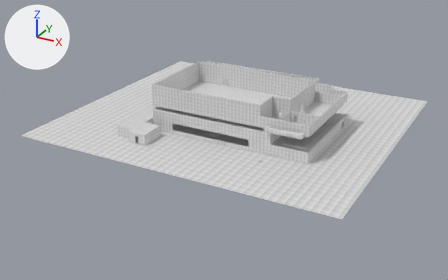
An edit to the Blender file vongott/Assets/Mesh/Maps/la_guardia_air_terminal.blend, drawn before and after from the same camera.
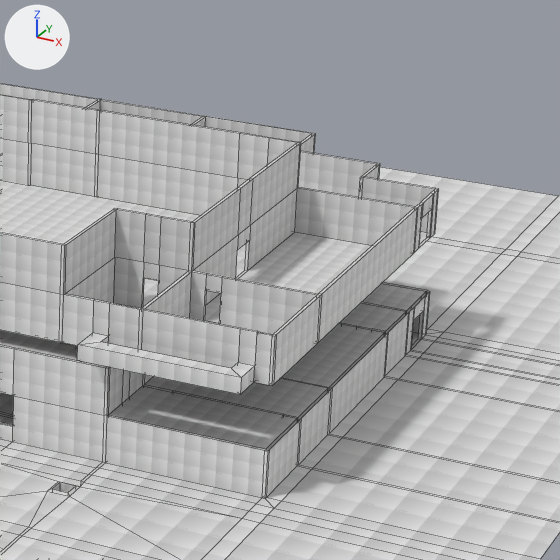
There are two pictures of each version: one whole from a camera (50 mm lens) standing at (71.9, -148.2, 66.0) and looking at (-6.9, -4.9, -5.6), one close up on the part from 55% to 84% of the width and 17% to 64% of the height. Lighting does not change. The marker at upper left points along +X, +Y and +Z. The close-ups show mesh edges as thin lines.

The scene before the commit, as lines of its bpy script (objects in view):
```python
me_cube_001 = bpy.data.meshes.new('Cube.001')
me_cube_001.from_pydata(...)  # 1564 vertices, 1531 faces, 21 loose edges; spans x -50.0..40.0, y -9.0..13.0, z -40.0..40.0
me_cube_001.materials.append(mat_editor_test_512_png)  # picture img_editor_test_512_png
ob_map_la_guardia_air_terminal = bpy.data.objects.new('map_la_guardia_air_terminal', me_cube_001)
ob_map_la_guardia_air_terminal.location = (0.0, 0.0, 0.0)
ob_map_la_guardia_air_terminal.rotation_euler = (1.571, 0.0, 0.0)  # degrees (90, 0, 0)
```
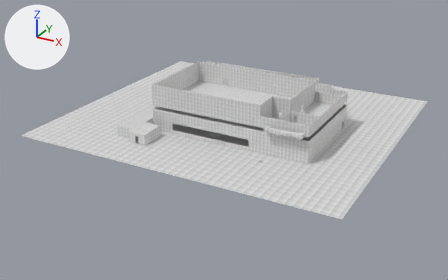
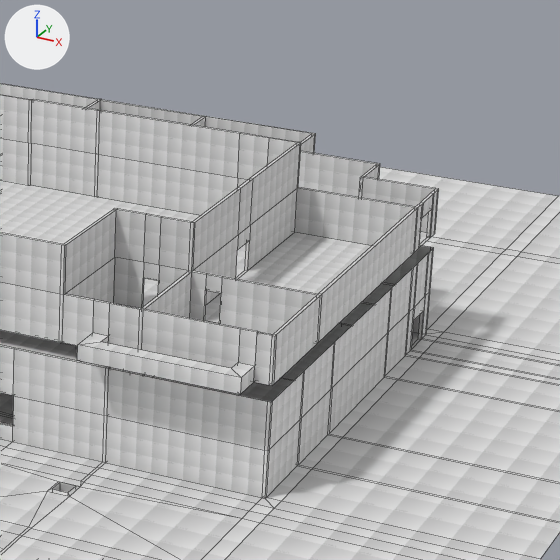
Scene script edits in JSON lines:
```json
{"block": "me_cube_001", "where": "# used by ob_map_la_guardia_air_terminal; location = (0.0, 0.0, 0.0); rotation_euler = (1.571, 0.0, 0.0), in degrees (90, 0, 0)"}
{"op": "remove", "block": "me_cube_001", "code": "me_cube_001.from_pydata(...)  # 1564 vertices, 1531 faces, 21 loose edges; spans x -50.0..40.0, y -9.0..13.0, z -40.0..40.0"}
{"op": "add", "block": "me_cube_001", "code": "me_cube_001.from_pydata(...)  # 1586 vertices, 1554 faces, 21 loose edges; spans x -50.0..40.0, y -9.0..13.0, z -40.0..40.0"}
{"block": "me_cube_001", "change": "me_cube_001 part 1"}
{"block": "me_cube_001", "change": "22 new vertices lie (0.0, 3.0, 0.0) away from vertices in x 6.9..24.1, y 3.0, z -26.1..19.1"}
{"block": "me_cube_001", "change": "23 new faces join them"}
```

Boxes [x1, y1, x2, y2] around the edits, measured in the close-ups (560 x 560 px):
```json
{"part": 1, "of": "me_cube_001", "change": "added", "after": [107, 246, 434, 451]}
```
